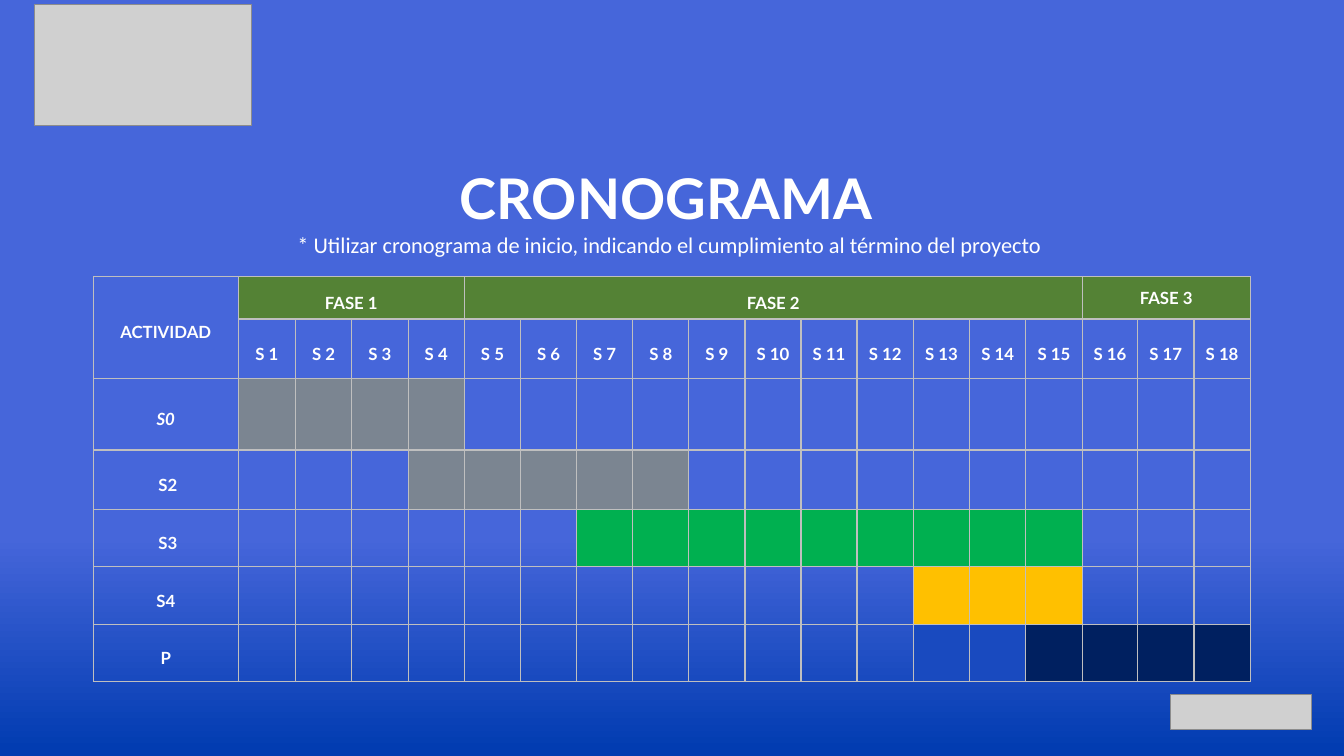
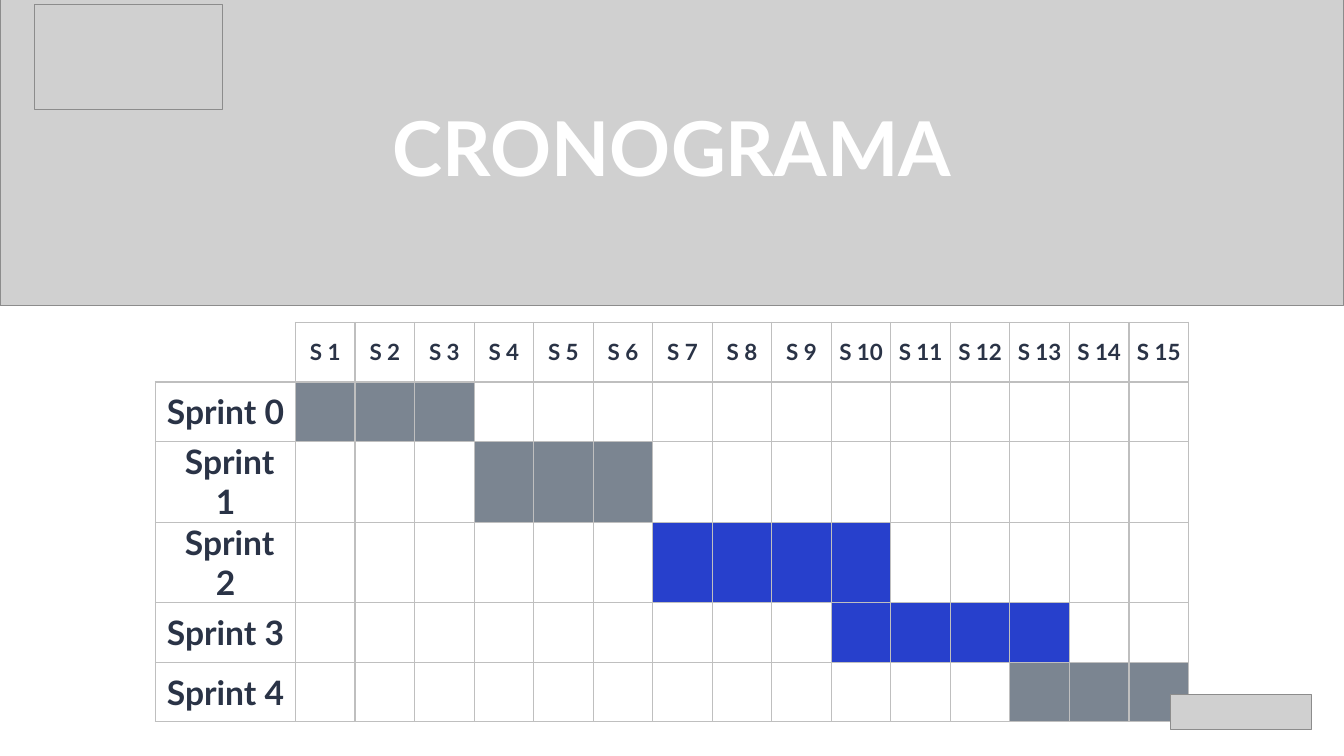
Before and after one commit to jorsandoval/IntDUC24, a slide deck: slide 10 of Fase 3/Evidencias Grupales/Presentacion Final Intelificio.pptx (slide 9 before the commit). Drawn at 1344x756 pixels with LibreOffice and Linux fonts; fonts in the diff are those of the drawing; grey boxes stand for pictures. Boxes give left, top, right and bottom in pixels: in the first picture for what was removed or moved away, otherwise in the second. Text is boxed around its words. In the diff, an @@ line names an element or a change of style, - is before the commit and + after.

```diff
--- a/Fase 3/Evidencias Grupales/Presentacion Final Intelificio.pptx
+++ b/Fase 3/Evidencias Grupales/Presentacion Final Intelificio.pptx
@@ background gradient #4666DA to #003BB0 to #FFFFFF @@
@@ picture added at box(0, 0, 1344, 307) @@
@@ picture: place and size @@
-picture at box(35, 4, 252, 126)
+picture at box(35, 4, 223, 110)
@@ text added at box(393, 121, 951, 176), 54 pt, text #FFFFFF, bold @@
+CRONOGRAMA
@@ text removed at box(314, 178, 1040, 257) @@
-CRONOGRAMA
-* Utilizar cronograma de inicio, indicando el cumplimiento al término del proyecto
@@ table at box(155, 323, 1188, 715) @@
-ACTIVIDAD | FASE 1 |  |  |  | FASE 2 |  |  |  |  |  |  |  |  |  |  | FASE 3 |  | 
- | S 1 | S 2 | S 3 | S 4 | S 5 | S 6 | S 7 | S 8 | S 9 | S 10 | S 11 | S 12 | S 13 | S 14 | S 15 | S 16 | S 17 | S 18
-S0 |  |  |  |  |  |  |  |  |  |  |  |  |  |  |  |  |  | 
-S2 |  |  |  |  |  |  |  |  |  |  |  |  |  |  |  |  |  | 
-S3 |  |  |  |  |  |  |  |  |  |  |  |  |  |  |  |  |  | 
-S4 |  |  |  |  |  |  |  |  |  |  |  |  |  |  |  |  |  | 
-P |  |  |  |  |  |  |  |  |  |  |  |  |  |  |  |  |  | 
+ | S 1 | S 2 | S 3 | S 4 | S 5 | S 6 | S 7 | S 8 | S 9 | S 10 | S 11 | S 12 | S 13 | S 14 | S 15
+Sprint 0 |  |  |  |  |  |  |  |  |  |  |  |  |  |  | 
+Sprint 1 |  |  |  |  |  |  |  |  |  |  |  |  |  |  | 
+Sprint 2 |  |  |  |  |  |  |  |  |  |  |  |  |  |  | 
+Sprint 3 |  |  |  |  |  |  |  |  |  |  |  |  |  |  | 
+Sprint 4 |  |  |  |  |  |  |  |  |  |  |  |  |  |  | 
@@ table: place and size @@
-table at box(94, 276, 1255, 682)
+table at box(155, 323, 1188, 715)
```
Also in this commit, not shown: 7 other slides changed, 8 slides added, 9 slides removed.
